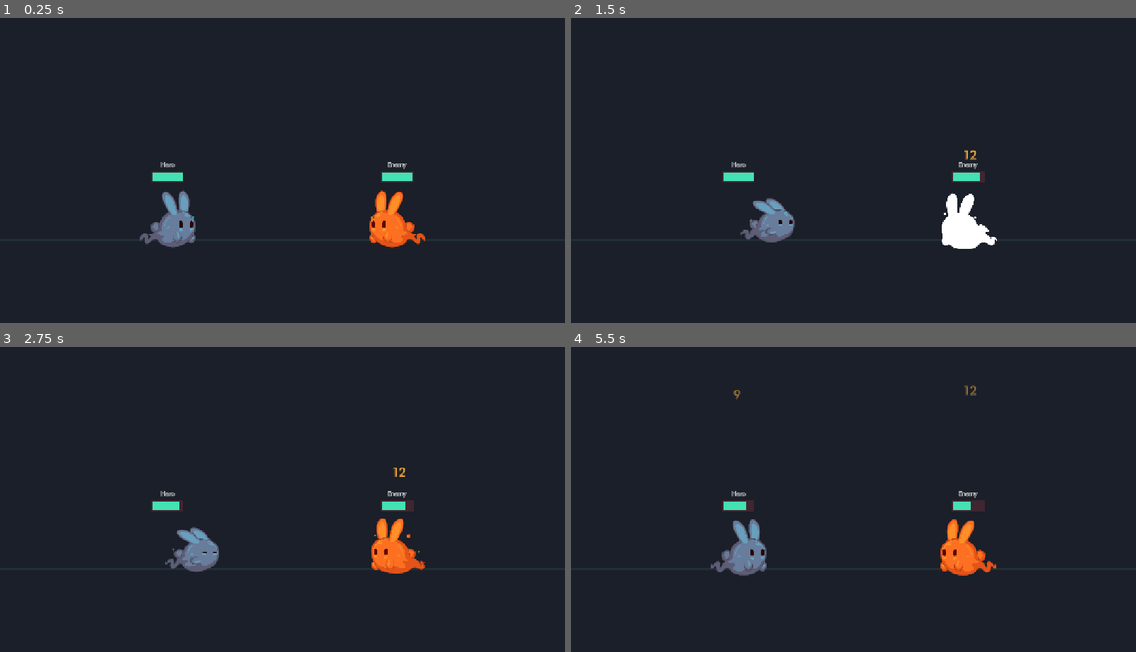
Above: before the commit, frames 1-4 (two rows, left to right).
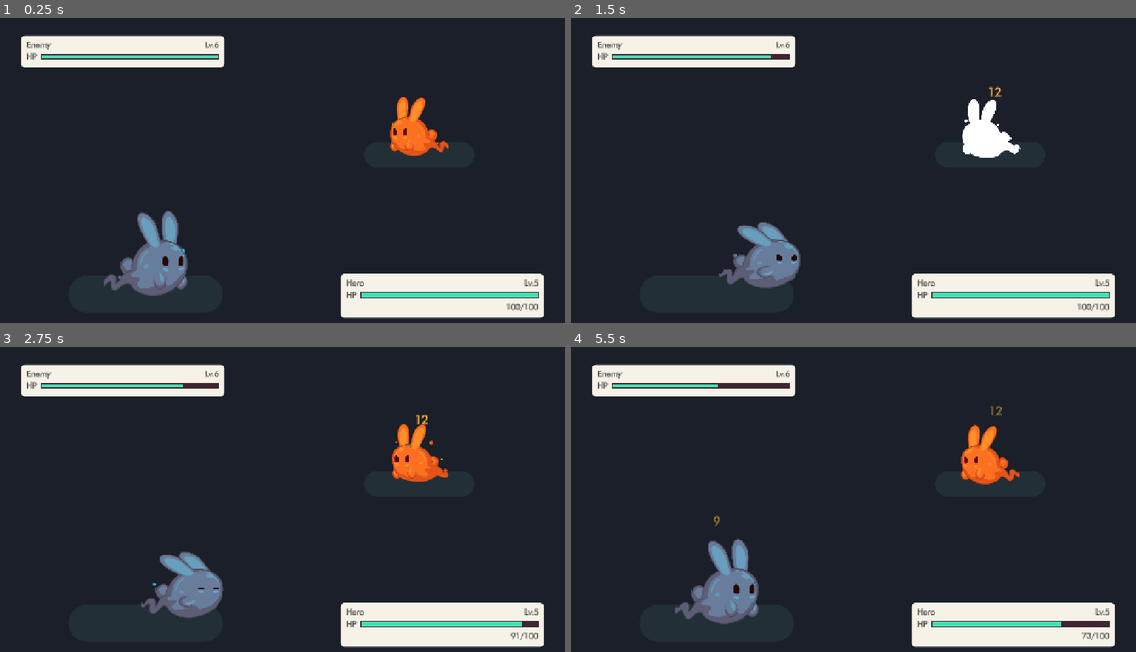
Above: after the commit, the same moments.

Repository: Screwloose-Games/-Pig-Squad-Summer-Slow-Jam-July-2026
Game: Godot game, scene res://prototypes/auto-battle-prototype.tscn
Same seed, same stepped clock (60 frames per second), same inputs: the game is played once before the commit and once after it. This scene is started directly instead of the project's main scene.
Inputs (mouse positions are in pixels of both pictures, inside the frame that each line leads up to):
- Up to frame 1 (0.25 s): no input
- Up to frame 2 (1.5 s): tap Enter at 0.5 s; move the mouse to (977, 161) at 0.52 s; hold Up (ui_up) 0.53-1.25 s; tap 1 at 0.6 s; click (977, 161) at 0.67 s; drag from (740, 191) to (825, 240) at 1.27 s
- Up to frame 3 (2.75 s): move the mouse to (339, 435) at 2.02 s; hold Up (ui_up) from 2.03 s (still down); tap 3 at 2.1 s; click (339, 435) at 2.17 s
- Up to frame 4 (5.5 s): release Up (ui_up) at 2.75 s; drag from (825, 569) to (684, 456) at 2.77 s; move the mouse to (1023, 554) at 3.52 s; hold Down (ui_down) 3.53-4.25 s; tap 1 at 3.6 s; click (1023, 554) at 3.67 s; drag from (684, 456) to (768, 426) at 4.27 s; move the mouse to (881, 505) at 5.02 s; hold Down (ui_down) from 5.03 s (still down); tap 3 at 5.1 s; click (881, 505) at 5.17 s

The runs differ from the first frame. In frame 1, 15% of the frame differs, in the area x 3-97%, y 5-99%; in frame 2, 14%; in frame 3, 14%; in frame 4, 15%.

Commit message:
Make like poke

Diff:
--- a/globals/global_signal_bus.gd
+++ b/globals/global_signal_bus.gd
@@ -18,3 +18,11 @@
 signal unit_hurt(unit: Node2D, amount: int)
 signal unit_died(unit: Node2D)
 signal battle_ended(hero_won: bool)
+
+# combat — per-gladiator, UI-facing. Plain values, no node refs: the listener
+# already knows which gladiator it renders. Max health is static per unit, so
+# it is seeded from UnitStats rather than carried on every change.
+signal hero_gladiator_hurt(value: int)
+signal hero_gladiator_health_changed(value: int)
+signal enemy_gladiator_hurt(value: int)
+signal enemy_gladiator_health_changed(value: int)
--- a/prototypes/auto-battle-prototype.tscn
+++ b/prototypes/auto-battle-prototype.tscn
@@ -5,6 +5,23 @@
 [ext_resource type="Resource" path="res://prototypes/hero_stats.tres" id="3_vd7je"]
 [ext_resource type="Resource" path="res://prototypes/enemy_stats.tres" id="4_1mkmb"]
 [ext_resource type="Theme" uid="uid://dxcditpyjnw8h" path="res://common/themes/theme.tres" id="5_hr28y"]
+[ext_resource type="PackedScene" uid="uid://bnp1tk8qy4wxv" path="res://prototypes/battle_nameplate.tscn" id="6_nmplt"]
+
+[sub_resource type="StyleBoxFlat" id="StyleBoxFlat_hero_pad"]
+bg_color = Color(0.13333334, 0.18431373, 0.21176471, 1)
+corner_radius_top_left = 42
+corner_radius_top_right = 42
+corner_radius_bottom_right = 42
+corner_radius_bottom_left = 42
+corner_detail = 12
+
+[sub_resource type="StyleBoxFlat" id="StyleBoxFlat_enemy_pad"]
+bg_color = Color(0.13333334, 0.18431373, 0.21176471, 1)
+corner_radius_top_left = 29
+corner_radius_top_right = 29
+corner_radius_bottom_right = 29
+corner_radius_bottom_left = 29
+corner_detail = 12
 
 [node name="AutoBattlePrototype" type="Node2D" unique_id=1029204347]
 script = ExtResource("1_tfubv")
@@ -15,31 +32,71 @@
 mouse_filter = 2
 color = Color(0.101960786, 0.12156863, 0.16078432, 1)
 
-[node name="GroundLine" type="ColorRect" parent="." unique_id=1462284375]
-offset_top = 500.0
-offset_right = 1280.0
-offset_bottom = 506.0
+[node name="EnemyPad" type="Panel" parent="."]
+offset_left = 825.0
+offset_top = 281.0
+offset_right = 1075.0
+offset_bottom = 339.0
 mouse_filter = 2
-color = Color(0.13333334, 0.18431373, 0.21176471, 1)
+theme_override_styles/panel = SubResource("StyleBoxFlat_enemy_pad")
+
+[node name="HeroPad" type="Panel" parent="."]
+offset_left = 155.0
+offset_top = 584.0
+offset_right = 505.0
+offset_bottom = 668.0
+mouse_filter = 2
+theme_override_styles/panel = SubResource("StyleBoxFlat_hero_pad")
 
 [node name="Camera2D" type="Camera2D" parent="." unique_id=2010325721]
 position = Vector2(640, 360)
 
 [node name="HeroGladiator" parent="." unique_id=228824660 instance=ExtResource("2_n0pu0")]
 unique_name_in_owner = true
-position = Vector2(380, 460)
+position = Vector2(330, 540)
+scale = Vector2(1.5, 1.5)
 stats = ExtResource("3_vd7je")
+side = 0
 
 [node name="EnemyGladiator" parent="." unique_id=384212235 instance=ExtResource("2_n0pu0")]
 unique_name_in_owner = true
-position = Vector2(900, 460)
+position = Vector2(950, 250)
+scale = Vector2(1.05, 1.05)
 stats = ExtResource("4_1mkmb")
+side = 1
 facing_left = true
 
 [node name="DamageNumbers" type="Node2D" parent="." unique_id=899664098]
 unique_name_in_owner = true
 
+[node name="BattleHUD" type="CanvasLayer" parent="."]
+
+[node name="EnemyNameplate" parent="BattleHUD" instance=ExtResource("6_nmplt")]
+unique_name_in_owner = true
+offset_left = 48.0
+offset_top = 40.0
+offset_right = 508.0
+offset_bottom = 112.0
+side = 1
+show_hp_numbers = false
+
+[node name="HeroNameplate" parent="BattleHUD" instance=ExtResource("6_nmplt")]
+unique_name_in_owner = true
+anchors_preset = 3
+anchor_left = 1.0
+anchor_top = 1.0
+anchor_right = 1.0
+anchor_bottom = 1.0
+offset_left = -508.0
+offset_top = -140.0
+offset_right = -48.0
+offset_bottom = -40.0
+grow_horizontal = 0
+grow_vertical = 0
+side = 0
+
 [node name="BattleEndOverlay" type="CanvasLayer" parent="." unique_id=1316533293]
+layer = 10
 
 [node name="OverlayRoot" type="Control" parent="BattleEndOverlay" unique_id=1093904442]
 unique_name_in_owner = true
--- a/prototypes/auto_battle_prototype.gd
+++ b/prototypes/auto_battle_prototype.gd
@@ -12,6 +12,8 @@
 @onready var hero: BattleUnit = %HeroGladiator
 @onready var enemy: BattleUnit = %EnemyGladiator
 @onready var damage_numbers: Node2D = %DamageNumbers
+@onready var hero_nameplate: BattleNameplate = %HeroNameplate
+@onready var enemy_nameplate: BattleNameplate = %EnemyNameplate
 @onready var overlay_root: Control = %OverlayRoot
 @onready var result_label: Label = %ResultLabel
 @onready var restart_button: Button = %RestartButton
@@ -23,6 +25,8 @@
 	GlobalSignalBus.unit_hurt.connect(_on_unit_hurt)
 	GlobalSignalBus.unit_died.connect(_on_unit_died)
 	restart_button.pressed.connect(_on_restart_pressed)
+	hero_nameplate.setup(hero.stats)
+	enemy_nameplate.setup(enemy.stats)
 	overlay_root.visible = false
 	GlobalSignalBus.level_started.emit()
 	hero.start_fighting()
@@ -32,8 +36,13 @@
 func _on_unit_hurt(unit: Node2D, amount: int) -> void:
 	var number: DamageNumber = DAMAGE_NUMBER_SCENE.instantiate()
 	number.setup(amount)
+	# Position before adding: the number's _ready() reads its own position to seed
+	# the drift animation, and _ready() fires the moment it enters the tree.
+	# Offset clears the top of the art, which sits ~71px above the origin before
+	# the unit's perspective scale is applied.
+	var spawn_at: Vector2 = unit.global_position + Vector2(-12.0, -90.0) * unit.scale
+	number.position = damage_numbers.to_local(spawn_at)
 	damage_numbers.add_child(number)
-	number.global_position = unit.global_position + Vector2(-12.0, -130.0)
 	SoundManager.play_sound(HIT_SOUND, GSoundManager.SoundPlayerType.UI)
 
 
--- /dev/null
+++ b/prototypes/battle_nameplate.gd
@@ -0,0 +1,38 @@
+class_name BattleNameplate
+extends PanelContainer
+## Corner nameplate for one gladiator: name, level, HP bar and HP numbers.
+## Seeds its static values from UnitStats, then tracks current health off the
+## signal bus — it never holds a reference to the unit it renders.
+
+@export var side: BattleUnit.Side = BattleUnit.Side.HERO
+@export var show_hp_numbers: bool = true
+
+@onready var name_label: Label = %NameLabel
+@onready var level_label: Label = %LevelLabel
+@onready var health_bar: ProgressBar = %HealthBar
+@onready var hp_numbers: Label = %HpNumbers
+
+
+func _ready() -> void:
+	hp_numbers.visible = show_hp_numbers
+	if side == BattleUnit.Side.HERO:
+		GlobalSignalBus.hero_gladiator_health_changed.connect(_on_health_changed)
+	else:
+		GlobalSignalBus.enemy_gladiator_health_changed.connect(_on_health_changed)
+
+
+func setup(stats: UnitStats) -> void:
+	# Max health is seeded here rather than carried on the health_changed signal,
+	# which also makes binding order-independent: the unit has already emitted its
+	# initial health by the time the controller gets to call this.
+	if stats == null:
+		return
+	name_label.text = stats.display_name
+	level_label.text = "Lv.%d" % stats.level
+	health_bar.max_value = stats.max_health
+	_on_health_changed(stats.max_health)
+
+
+func _on_health_changed(value: int) -> void:
+	health_bar.value = value
+	hp_numbers.text = "%d/%d" % [value, health_bar.max_value]
--- /dev/null
+++ b/prototypes/battle_nameplate.tscn
@@ -0,0 +1,72 @@
+[gd_scene format=3 uid="uid://bnp1tk8qy4wxv"]
+
+[ext_resource type="Script" path="res://prototypes/battle_nameplate.gd" id="1_nmplt"]
+[ext_resource type="Theme" uid="uid://dxcditpyjnw8h" path="res://common/themes/theme.tres" id="2_theme"]
+
+[sub_resource type="StyleBoxFlat" id="StyleBoxFlat_plate"]
+content_margin_left = 12.0
+content_margin_top = 10.0
+content_margin_right = 12.0
+content_margin_bottom = 10.0
+bg_color = Color(0.964706, 0.94902, 0.905882, 1)
+corner_radius_top_left = 9
+corner_radius_top_right = 9
+corner_radius_bottom_right = 9
+corner_radius_bottom_left = 9
+corner_detail = 12
+
+[node name="BattleNameplate" type="PanelContainer"]
+offset_right = 460.0
+offset_bottom = 130.0
+mouse_filter = 2
+theme = ExtResource("2_theme")
+theme_override_styles/panel = SubResource("StyleBoxFlat_plate")
+script = ExtResource("1_nmplt")
+
+[node name="VBox" type="VBoxContainer" parent="."]
+layout_mode = 2
+mouse_filter = 2
+theme_override_constants/separation = 4
+
+[node name="TopRow" type="HBoxContainer" parent="VBox"]
+layout_mode = 2
+mouse_filter = 2
+
+[node name="NameLabel" type="Label" parent="VBox/TopRow"]
+unique_name_in_owner = true
+layout_mode = 2
+size_flags_horizontal = 3
+mouse_filter = 2
+text = "Name"
+
+[node name="LevelLabel" type="Label" parent="VBox/TopRow"]
+unique_name_in_owner = true
+layout_mode = 2
+mouse_filter = 2
+text = "Lv.1"
+
+[node name="HpRow" type="HBoxContainer" parent="VBox"]
+layout_mode = 2
+mouse_filter = 2
+theme_override_constants/separation = 8
+
+[node name="HpTag" type="Label" parent="VBox/HpRow"]
+layout_mode = 2
+mouse_filter = 2
+text = "HP"
+
+[node name="HealthBar" type="ProgressBar" parent="VBox/HpRow"]
+unique_name_in_owner = true
+custom_minimum_size = Vector2(0, 14)
+layout_mode = 2
+size_flags_horizontal = 3
+size_flags_vertical = 4
+mouse_filter = 2
+show_percentage = false
+
+[node name="HpNumbers" type="Label" parent="VBox"]
+unique_name_in_owner = true
+layout_mode = 2
+mouse_filter = 2
+text = "0/0"
+horizontal_alignment = 2
--- a/prototypes/battle_unit.gd
+++ b/prototypes/battle_unit.gd
@@ -4,7 +4,12 @@
 ## Every attack hits automatically — no collision detection. Damage is
 ## applied by the attack animation's method track at the lunge apex.
 
+## Which gladiator this is. Picks the per-side signals emitted on the bus, so
+## UI can listen for one fighter without holding a reference to it.
+enum Side { HERO, ENEMY }
+
 @export var stats: UnitStats
+@export var side: BattleUnit.Side = BattleUnit.Side.HERO
 @export var facing_left: bool = false
 @export var flash_duration: float = 0.08
 @export var shake_amplitude: float = 5.0
@@ -19,8 +24,6 @@
 @onready var sprite: AnimatedSprite2D = %Sprite
 @onready var health_component: HealthComponent = %HealthComponent
 @onready var attack_timer: Timer = %AttackTimer
-@onready var health_bar: ProgressBar = %HealthBar
-@onready var name_label: Label = %NameLabel
 @onready var animation_player: AnimationPlayer = %AnimationPlayer
 
 
@@ -29,6 +32,7 @@
 	visuals.scale.x = -1.0 if facing_left else 1.0
 	attack_timer.timeout.connect(_on_attack_timer_timeout)
 	health_component.died.connect(_on_died)
+	health_component.health_changed.connect(_on_health_changed)
 	animation_player.animation_finished.connect(_on_animation_finished)
 	animation_player.play("idle_bob")
 
@@ -50,6 +54,7 @@
 		return
 	health_component.take_damage(amount)
 	GlobalSignalBus.unit_hurt.emit(self, amount)
+	_emit_hurt(amount)
 	if is_alive():
 		_play_hit_react()
 
@@ -64,10 +69,22 @@
 	# Team tint rides on modulate; the death animation fades self_modulate, so the
 	# two multiply together instead of one clobbering the other.
 	sprite.modulate = stats.body_color
-	name_label.text = stats.display_name
 	attack_timer.wait_time = stats.attack_interval
-	health_bar.bind_health(health_component)
 	health_component.initialize(stats.max_health)
+
+
+func _emit_hurt(amount: int) -> void:
+	if side == Side.HERO:
+		GlobalSignalBus.hero_gladiator_hurt.emit(amount)
+	else:
+		GlobalSignalBus.enemy_gladiator_hurt.emit(amount)
+
+
+func _on_health_changed(current_health: int, _max_health: int) -> void:
+	if side == Side.HERO:
+		GlobalSignalBus.hero_gladiator_health_changed.emit(current_health)
+	else:
+		GlobalSignalBus.enemy_gladiator_health_changed.emit(current_health)
 
 
 func _play_hit_react() -> void:
--- a/prototypes/battle_unit.tscn
+++ b/prototypes/battle_unit.tscn
@@ -2,8 +2,6 @@
 
 [ext_resource type="Script" uid="uid://cdmpjrdxhemdn" path="res://prototypes/battle_unit.gd" id="1_qidma"]
 [ext_resource type="Script" uid="uid://bycypaqdg52do" path="res://prototypes/health_component.gd" id="2_ehq1d"]
-[ext_resource type="Theme" uid="uid://dxcditpyjnw8h" path="res://common/themes/theme.tres" id="3_bc10i"]
-[ext_resource type="Script" uid="uid://cqq48k6w5sabw" path="res://prototypes/health_bar.gd" id="4_5t6q7"]
 [ext_resource type="SpriteFrames" uid="uid://cw0357kfd55bn" path="res://prototypes/galdiator-animations/gladiator_sprite_frames.tres" id="5_frames"]
 [ext_resource type="Shader" uid="uid://bq6xvlsatvfa4" path="res://prototypes/hit_flash.gdshader" id="6_flash"]
 
@@ -166,25 +164,6 @@
 [node name="AttackTimer" type="Timer" parent="." unique_id=655341121]
 unique_name_in_owner = true
 
-[node name="HealthBar" type="ProgressBar" parent="." unique_id=1126384429]
-unique_name_in_owner = true
-offset_left = -36.0
-offset_top = -112.0
-offset_right = 36.0
-offset_bottom = -88.0
-theme = ExtResource("3_bc10i")
-show_percentage = false
-script = ExtResource("4_5t6q7")
-
-[node name="NameLabel" type="Label" parent="." unique_id=1407856139]
-unique_name_in_owner = true
-offset_left = -36.0
-offset_top = -136.0
-offset_right = 36.0
-offset_bottom = -116.0
-theme_override_font_sizes/font_size = 14
-horizontal_alignment = 1
-
 [node name="AnimationPlayer" type="AnimationPlayer" parent="." unique_id=1874658250]
 unique_name_in_owner = true
 libraries/ = SubResource("AnimationLibrary_3ktmn")
--- a/prototypes/enemy_stats.tres
+++ b/prototypes/enemy_stats.tres
@@ -5,6 +5,7 @@
 [resource]
 script = ExtResource("1_stats")
 display_name = "Enemy"
+level = 6
 max_health = 120
 damage = 9
 attack_interval = 1.6
--- a/prototypes/health_bar.gd
+++ /dev/null
@@ -1,11 +0,0 @@
-extends ProgressBar
-## Mirrors a HealthComponent's health onto this progress bar.
-
-
-func bind_health(component: HealthComponent) -> void:
-	component.health_changed.connect(_on_health_changed)
-
-
-func _on_health_changed(current_health: int, new_max_health: int) -> void:
-	max_value = new_max_health
-	value = current_health
--- a/prototypes/hero_stats.tres
+++ b/prototypes/hero_stats.tres
@@ -5,6 +5,7 @@
 [resource]
 script = ExtResource("1_stats")
 display_name = "Hero"
+level = 5
 max_health = 100
 damage = 12
 attack_interval = 1.2
--- a/prototypes/unit_stats.gd
+++ b/prototypes/unit_stats.gd
@@ -3,6 +3,7 @@
 ## Stat block for a BattleUnit, authored as data (.tres per unit).
 
 @export var display_name: String = "Unit"
+@export var level: int = 1
 @export var max_health: int = 100
 @export var damage: int = 10
 @export var attack_interval: float = 1.5
Not shown, added: prototypes/battle_nameplate.gd.uid
Not shown, removed: prototypes/health_bar.gd.uid
